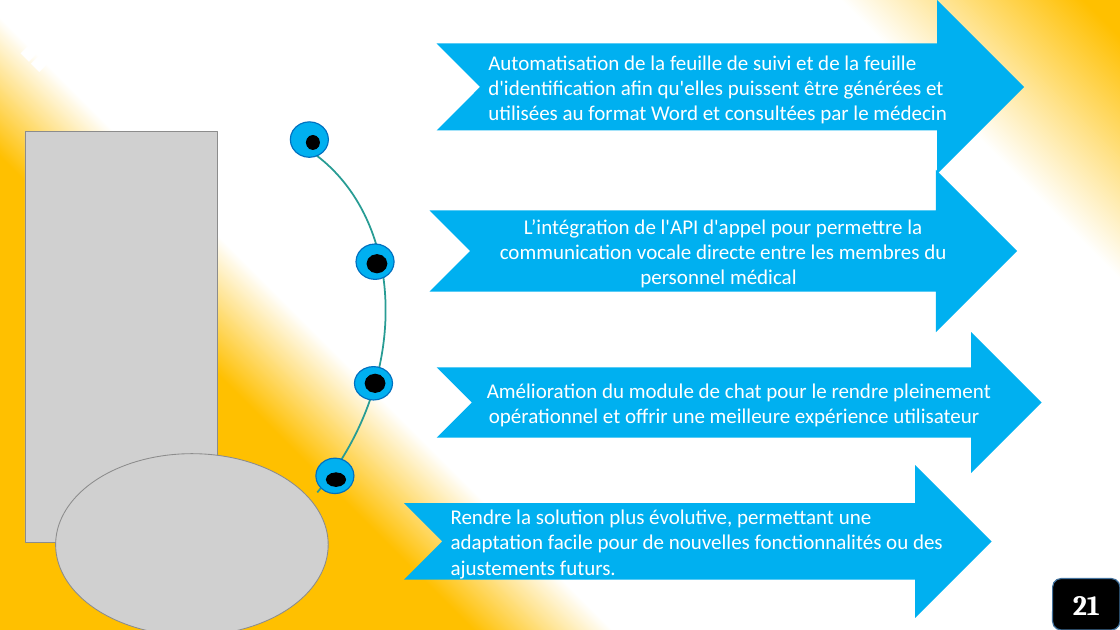
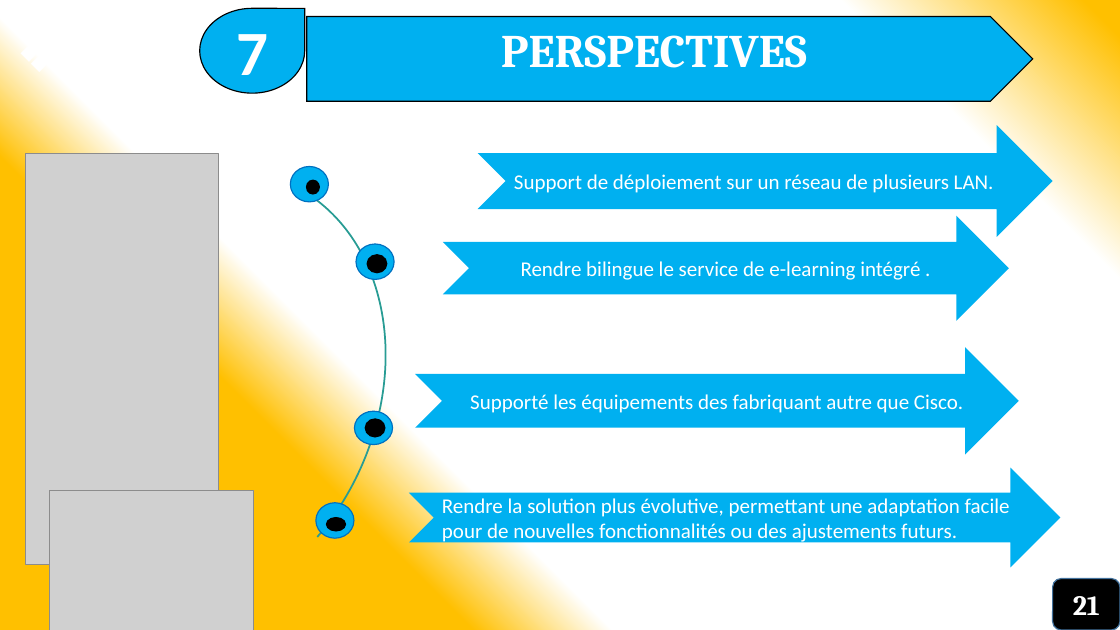
Before and after one commit to miguelnkono/documents, a slide deck: slide 22 of NetBotPW.pptx (slide 23 before the commit). Drawn at 1120x630 pixels with LibreOffice and Linux fonts; fonts in the diff are those of the drawing; grey boxes stand for pictures. Boxes give left, top, right and bottom in pixels: in the first picture for what was removed or moved away, otherwise in the second. Text is boxed around its words. In the diff, an @@ line names an element or a change of style, - is before the commit and + after.

```diff
--- a/NetBotPW.pptx
+++ b/NetBotPW.pptx
@@ text added at [62, 28, 396, 87], 44 pt, text #FFFFFF, bold, italic @@
+❖ PERSPECTIVES
@@ teardrop added at [200, 8, 305, 93], fill #00B0F0, outline #000000 1 pt, 54 pt, text #FFFFFF, bold @@
+7
@@ pentagon arrow added at [307, 17, 1033, 102], fill #00B0F0, outline #000000 1 pt, 40 pt, text #FFFFFF, bold @@
+PERSPECTIVES
@@ notched right arrow "Support de déploiement sur un ...": place and size @@
-notched right arrow "Support de déploiement sur un ..." at [437, 0, 1024, 174]
+notched right arrow "Support de déploiement sur un ..." at [478, 125, 1053, 237]
@@ picture: place and size @@
-picture at [25, 131, 218, 542]
+picture at [26, 153, 218, 564]
@@ text in notched right arrow at [514, 174, 994, 193]: text changed @@
-Automatisation de la feuille de suivi et de la feuille d'identification afin qu'elles puissent être générées et utilisées au format Word et consultées par le médecin
+Support de déploiement sur un réseau de plusieurs LAN.
@@ 6 ellipses, 1 arc (boxed as its full ellipse): place and size @@
-6 ellipses, 1 arc (boxed as its full ellipse) at [0, 57, 461, 630]
+6 ellipses, 1 arc (boxed as its full ellipse) at [0, 102, 461, 630]
@@ notched right arrow "Rendre bilingue le service de ...": place and size @@
-notched right arrow "Rendre bilingue le service de ..." at [429, 170, 1017, 332]
+notched right arrow "Rendre bilingue le service de ..." at [443, 216, 1009, 321]
@@ text in notched right arrow at [521, 261, 920, 280]: text changed @@
-L’intégration de l'API d'appel pour permettre la communication vocale directe entre les membres du personnel médical
+Rendre bilingue le service de e-learning intégré .
@@ notched right arrow "Supporté les équipements des fabriquant ...": place and size @@
-notched right arrow "Supporté les équipements des fabriquant ..." at [437, 332, 1042, 473]
+notched right arrow "Supporté les équipements des fabriquant ..." at [415, 347, 1019, 455]
@@ text in notched right arrow at [470, 394, 963, 413]: text changed @@
-Amélioration du module de chat pour le rendre pleinement opérationnel et offrir une meilleure expérience utilisateur
+Supporté les équipements des fabriquant autre que Cisco.
@@ notched right arrow "Rendre la solution plus évolutive, ...": place and size @@
-notched right arrow "Rendre la solution plus évolutive, ..." at [404, 465, 991, 618]
+notched right arrow "Rendre la solution plus évolutive, ..." at [409, 468, 1061, 568]
@@ picture: place and size @@
-picture at [55, 454, 328, 630]
+picture at [50, 491, 254, 630]
```
Also in this commit, not shown: 16 other slides changed, 1 slide added, 1 slide removed, 18 other files.
